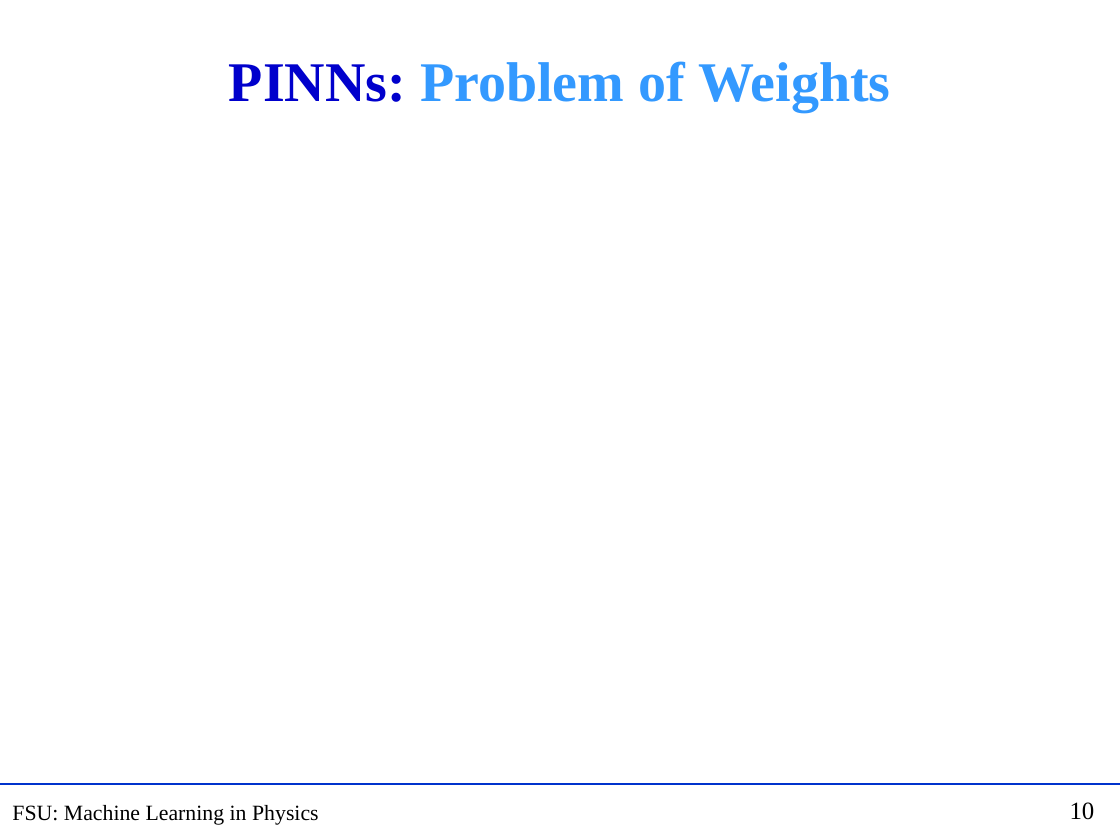
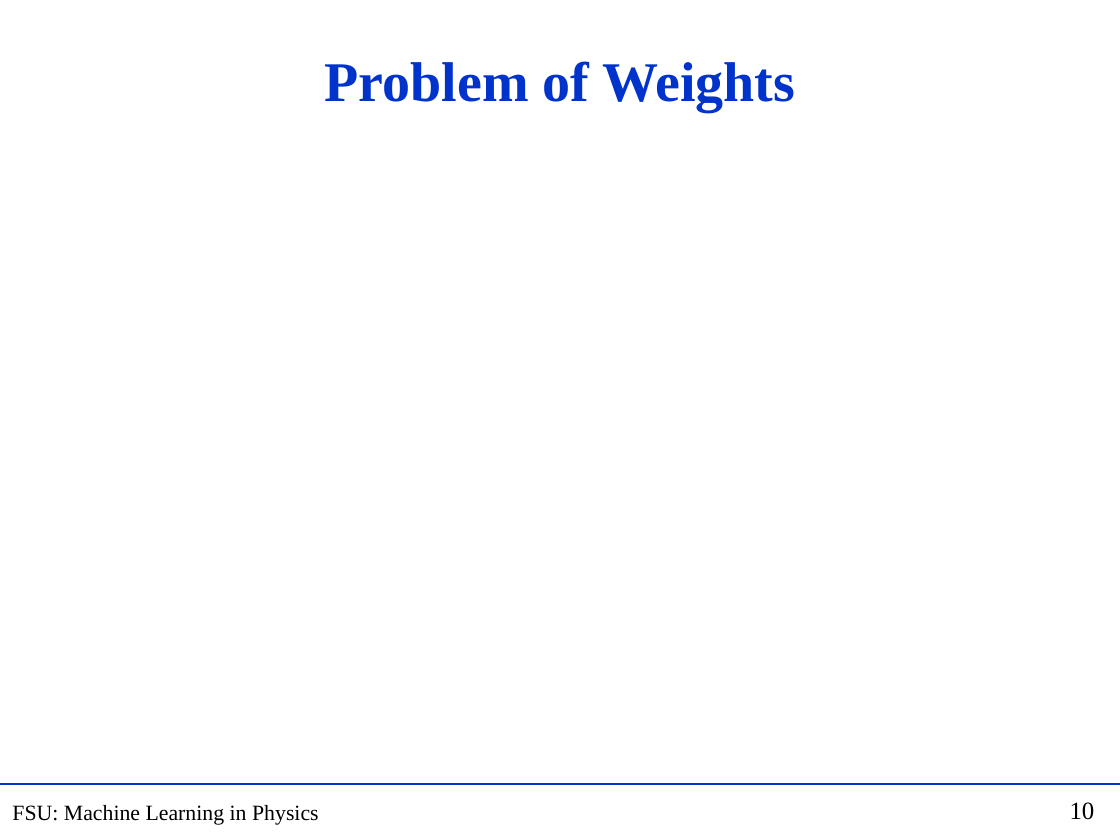
Before and after one commit to hbprosper/mlinphysics, a slide deck: slide 10 of Lectures/03.PINN/Lecture_PINN.pptx. Drawn at 1120x840 pixels with LibreOffice and Linux fonts; fonts in the diff are those of the drawing; grey boxes stand for pictures. Boxes give left, top, right and bottom in pixels: in the first picture for what was removed or moved away, otherwise in the second. Text is boxed around its words. In the diff, an @@ line names an element or a change of style, - is before the commit and + after.

```diff
--- a/Lectures/03.PINN/Lecture_PINN.pptx
+++ b/Lectures/03.PINN/Lecture_PINN.pptx
@@ title at (325, 61, 795, 112): text changed; text colour #3399FF to #0033CC @@
-PINNs: Problem of Weights
+Problem of Weights
```
Also in this commit, not shown: 6 other slides changed, 1 slide added, 4 slides removed, 14 other files.
